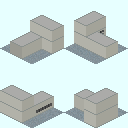
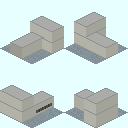
Layer changes from the first 128x128 image to the second:
painted on "クリップボード" over [10, 11, 118, 48]
